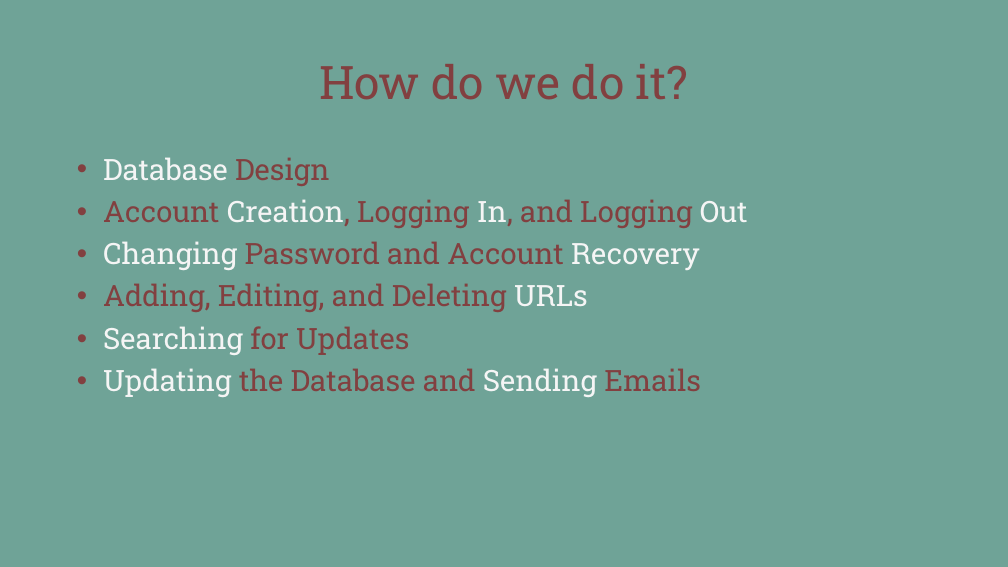
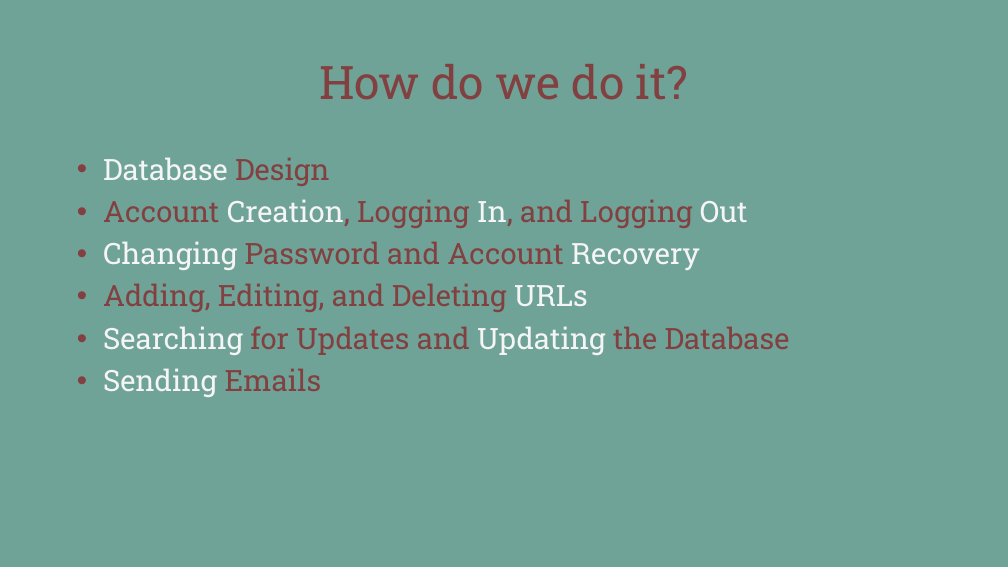
Before and after one commit to Su-Tangnu/NotifyMe, a slide deck: slide 3 of NotifyMe.pptx. Drawn at 1008x567 pixels with LibreOffice and Linux fonts; fonts in the diff are those of the drawing. Boxes give left, top, right and bottom in pixels: in the first picture for what was removed or moved away, otherwise in the second. Text is boxed around its words. In the diff, an @@ line names an element or a change of style, - is before the commit and + after.

```diff
--- a/NotifyMe.pptx
+++ b/NotifyMe.pptx
@@ text at box(103, 326, 790, 397): text changed @@
-• Searching for Updates
-• Updating the Database and Sending Emails
+• Searching for Updates and Updating the Database
+• Sending Emails
```
Also in this commit, not shown: 11 other slides changed, 2 slides removed, 12 other files.
